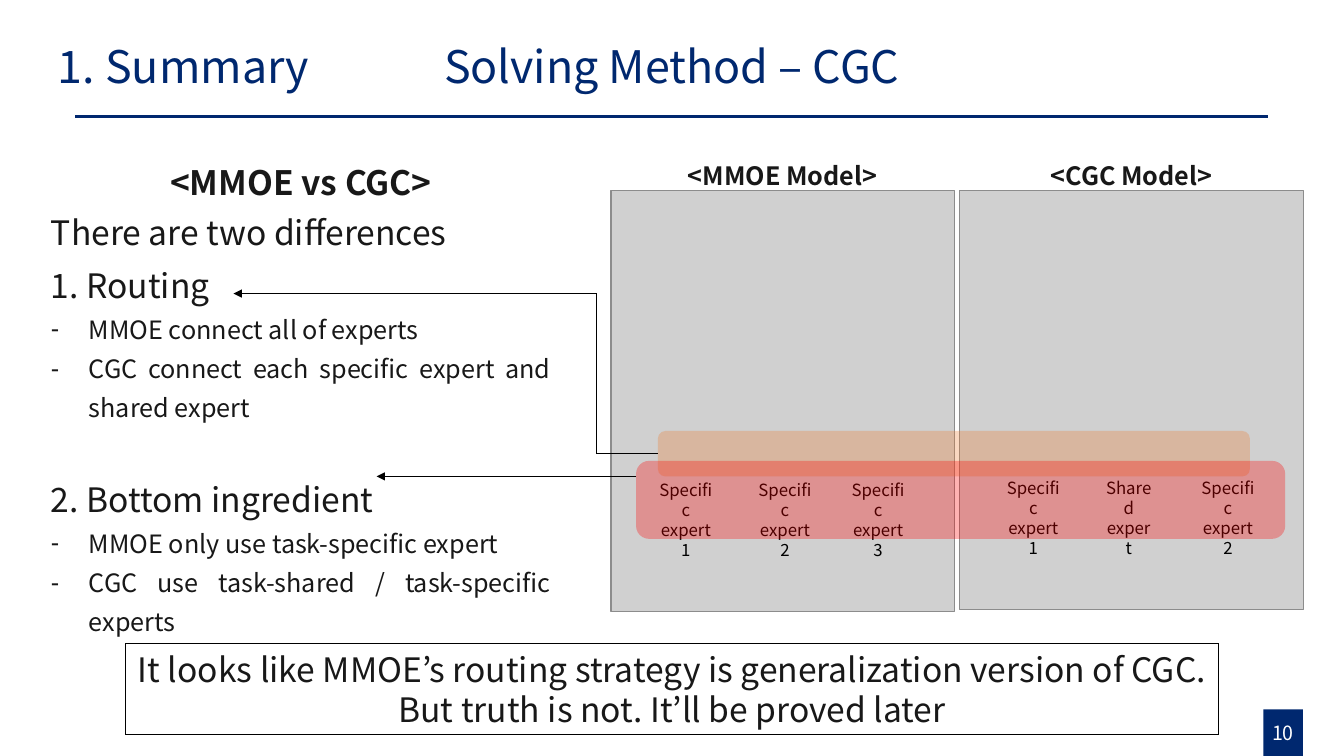
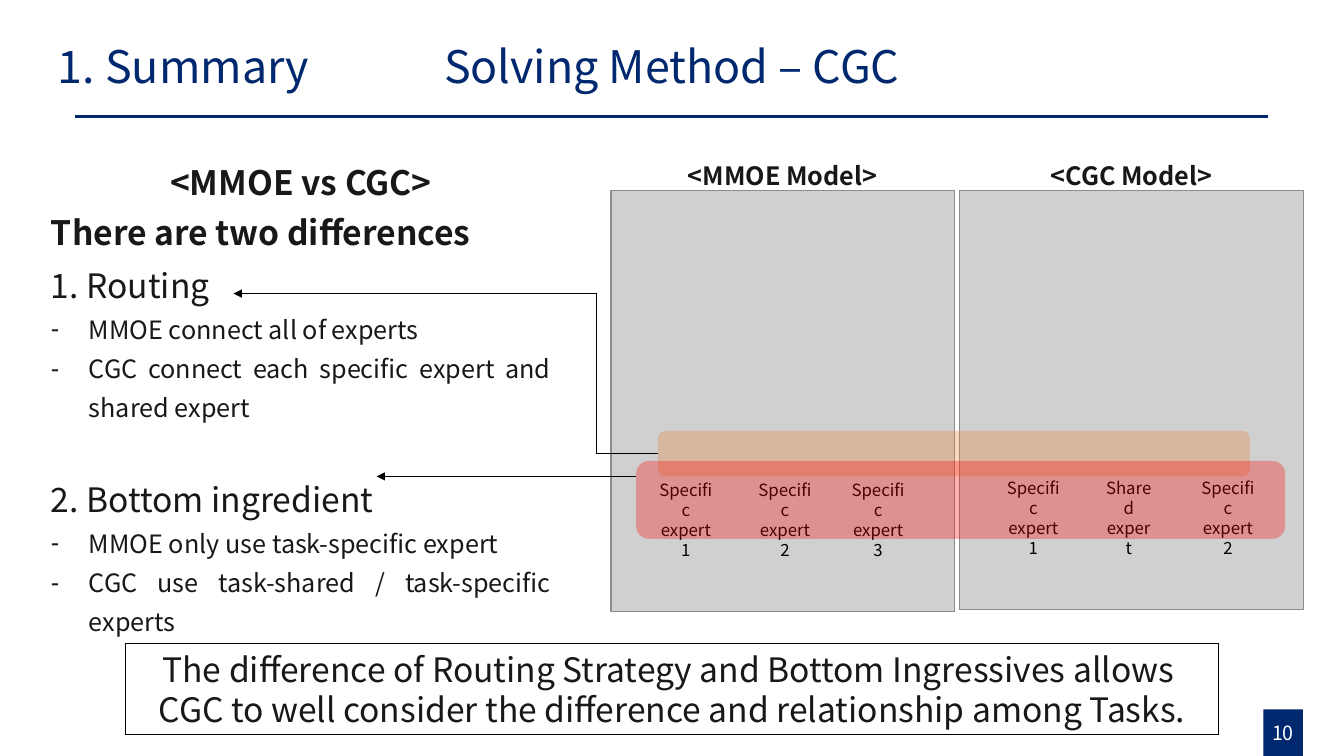
Before and after one commit to gusrn0505/TIL, a slide deck: slide 10 of [PPTPLUG]PP-151/RecSys 발표 준비_강현구.pptx. Drawn at 1344x756 pixels with LibreOffice and Linux fonts; fonts in the diff are those of the drawing; grey boxes stand for pictures. Boxes give left, top, right and bottom in pixels: in the first picture for what was removed or moved away, otherwise in the second. Text is boxed around its words. In the diff, an @@ line names an element or a change of style, - is before the commit and + after.

```diff
--- a/[PPTPLUG]PP-151/RecSys 발표 준비_강현구.pptx
+++ b/[PPTPLUG]PP-151/RecSys 발표 준비_강현구.pptx
@@ text at (51, 217, 470, 246): bold on in "There are two differences" @@
@@ text in rectangle at (159, 655, 1186, 731): text changed @@
-It looks like MMOE’s routing strategy is generalization version of CGC.
-But truth is not. It’ll be proved later
+The difference of Routing Strategy and Bottom Ingressives allows CGC to well consider the difference and relationship among Tasks.
```
Also in this commit, not shown: 12 other slides changed, 3 other files.
